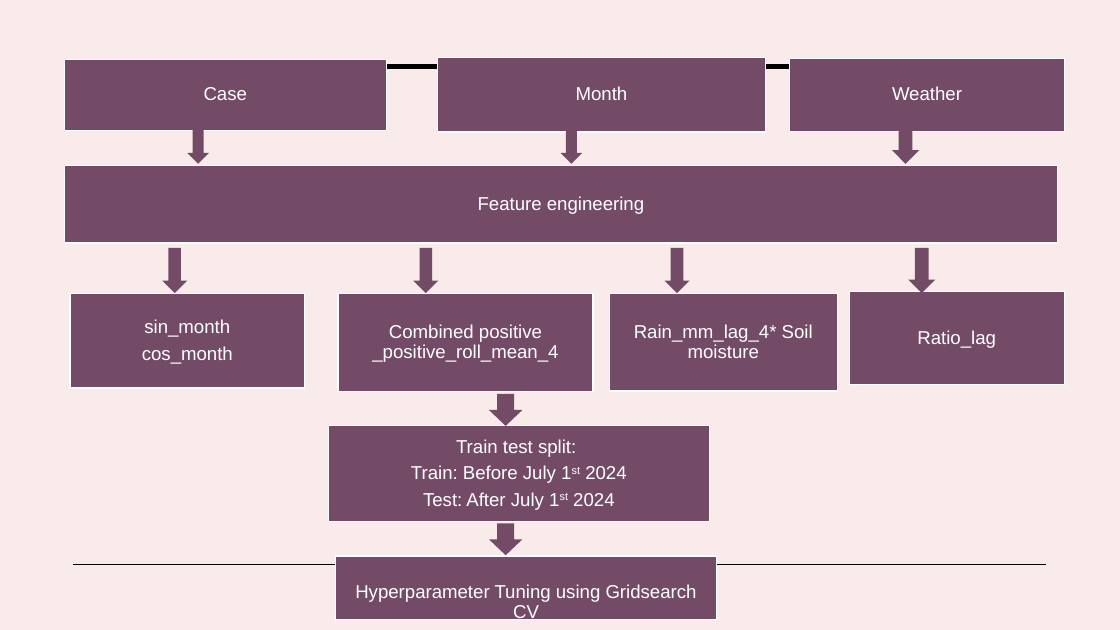
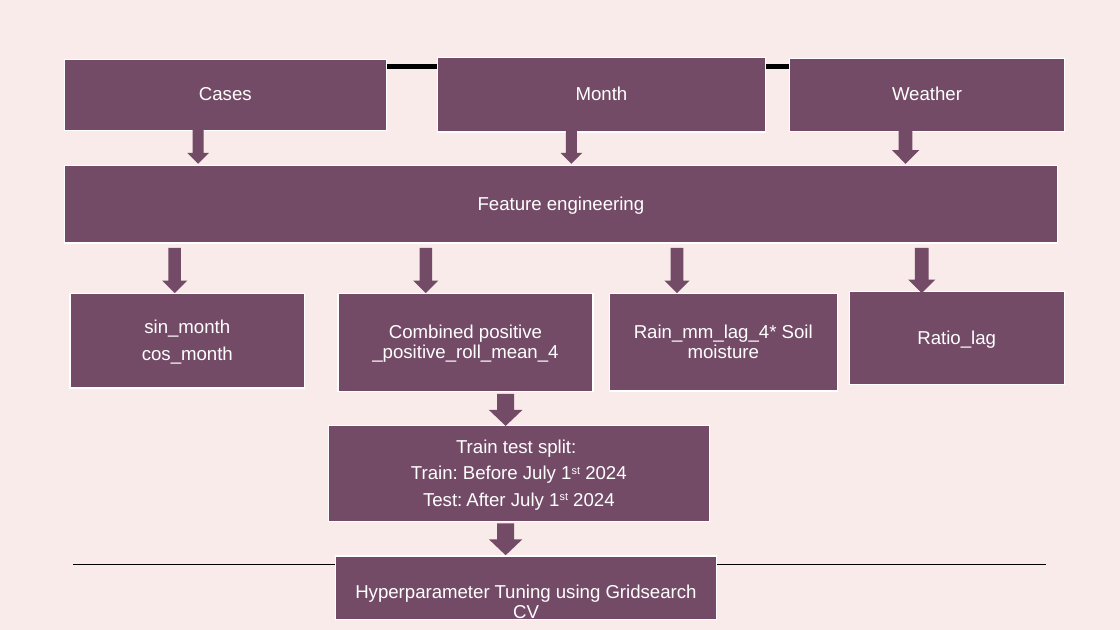
Before and after one commit to H-Rumenya/Malaria-Predictive-Model, a slide deck: slide 12 of Malaria_Predictive_model.pptx. Drawn at 1120x630 pixels with LibreOffice and Linux fonts; fonts in the diff are those of the drawing. Boxes give left, top, right and bottom in pixels: in the first picture for what was removed or moved away, otherwise in the second. Text is boxed around its words. In the diff, an @@ line names an element or a change of style, - is before the commit and + after.

```diff
--- a/Malaria_Predictive_model.pptx
+++ b/Malaria_Predictive_model.pptx
@@ text at (199,87,252,100): text changed @@
-Case
+Cases
```
Also in this commit, not shown: 4 other slides changed.
